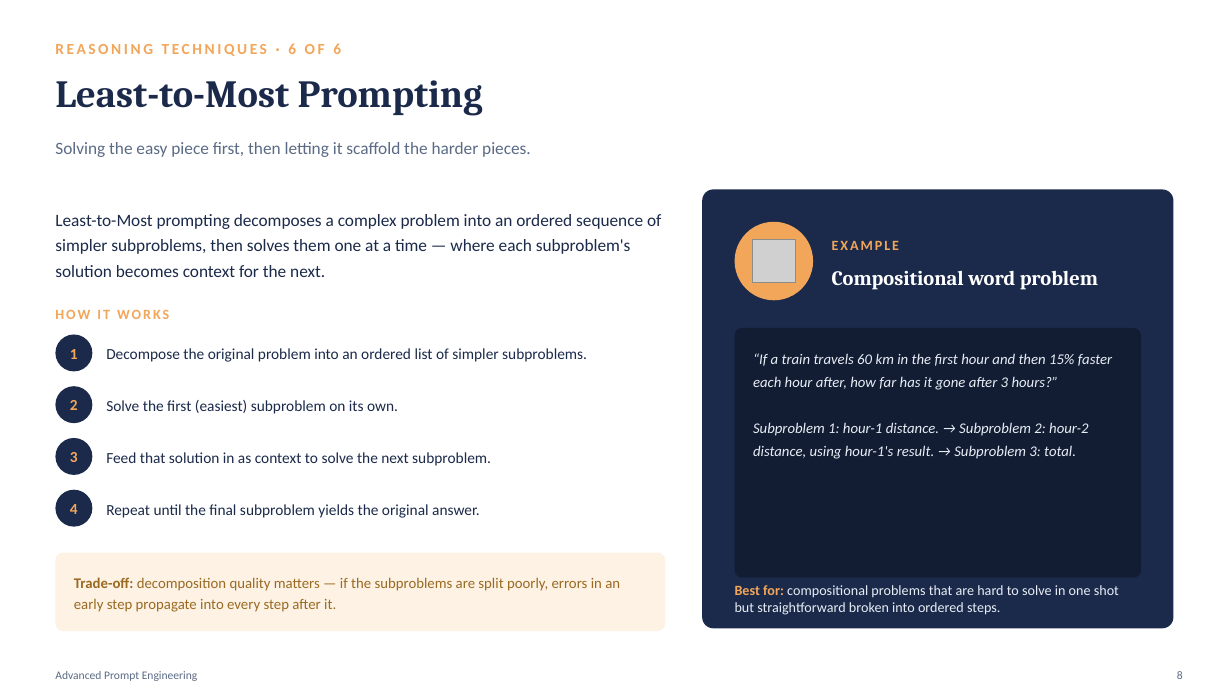
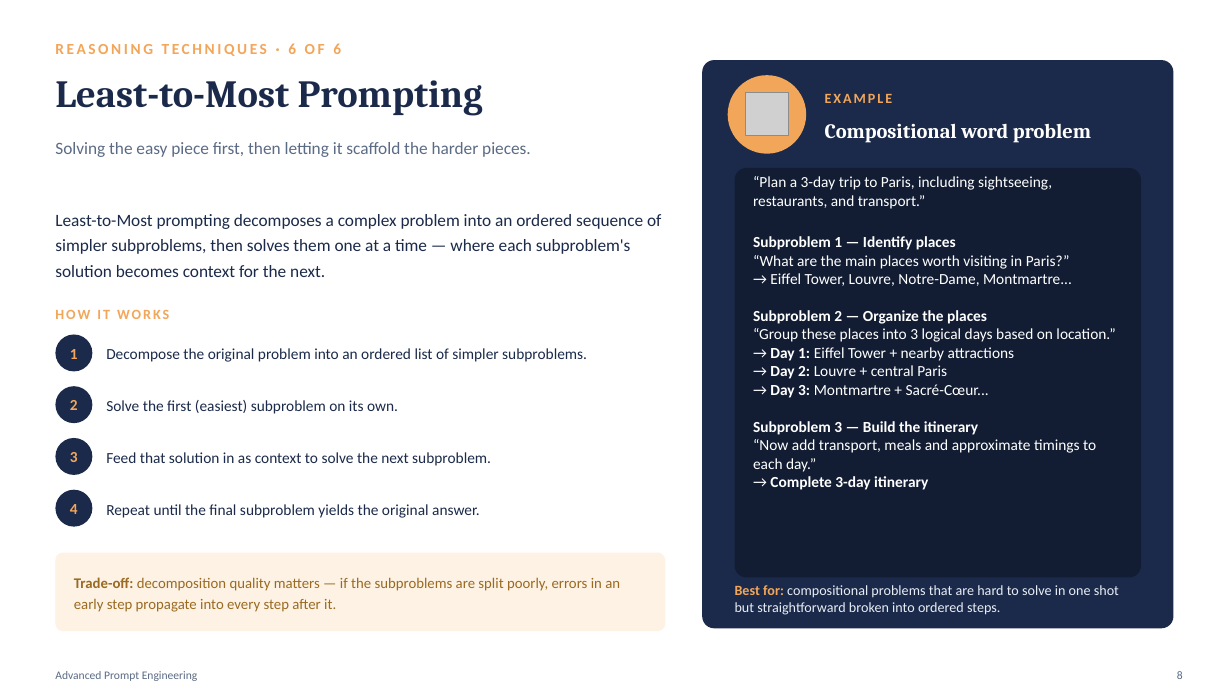
Before and after one commit to atulkahatecdac/genai, a slide deck: slide 8 of Module5_Demo_v1.0/Module5_Advanced_Prompt_Engineering.pptx. Drawn at 1232x693 pixels with LibreOffice and Linux fonts; fonts in the diff are those of the drawing; grey boxes stand for pictures. Boxes give left, top, right and bottom in pixels: in the first picture for what was removed or moved away, otherwise in the second. Text is boxed around its words. In the diff, an @@ line names an element or a change of style, - is before the commit and + after.

```diff
--- a/Module5_Demo_v1.0/Module5_Advanced_Prompt_Engineering.pptx
+++ b/Module5_Demo_v1.0/Module5_Advanced_Prompt_Engineering.pptx
@@ rounded rectangle: place and size @@
-rounded rectangle at [702, 189, 1174, 628]
+rounded rectangle at [702, 60, 1174, 628]
@@ 2 texts, 1 picture, 1 ellipse: place and size @@
-2 texts, 1 picture, 1 ellipse at [735, 222, 1098, 300]
+2 texts, 1 picture, 1 ellipse at [728, 75, 1091, 153]
@@ rounded rectangle: place and size @@
-rounded rectangle at [735, 328, 1141, 578]
+rounded rectangle at [735, 168, 1141, 578]
@@ text at [753, 176, 1115, 490]: text changed; size 11.5 to 12 pt; text colour #E8EDF5 to #FFFFFF; italic off @@
-“If a train travels 60 km in the first hour and then 15% faster each hour after, how far has it gone after 3 hours?”
-Subproblem 1: hour-1 distance. → Subproblem 2: hour-2 distance, using hour-1's result. → Subproblem 3: total.
+“Plan a 3-day trip to Paris, including sightseeing, restaurants, and transport.”
+Subproblem 1 — Identify places
+“What are the main places worth visiting in Paris?”
+→ Eiffel Tower, Louvre, Notre-Dame, Montmartre...
+Subproblem 2 — Organize the places
+“Group these places into 3 logical days based on location.”
+→ Day 1: Eiffel Tower + nearby attractions
+→ Day 2: Louvre + central Paris
+→ Day 3: Montmartre + Sacré-Cœur...
+Subproblem 3 — Build the itinerary
+“Now add transport, meals and approximate timings to each day.”
+→ Complete 3-day itinerary
```
Also in this commit, not shown: 3 other slides changed, 3 other files.
